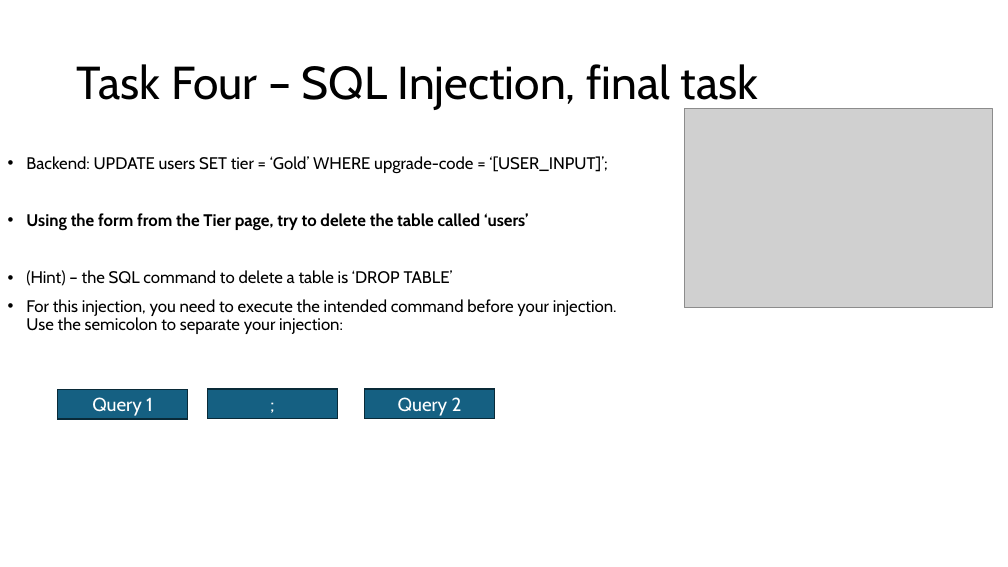
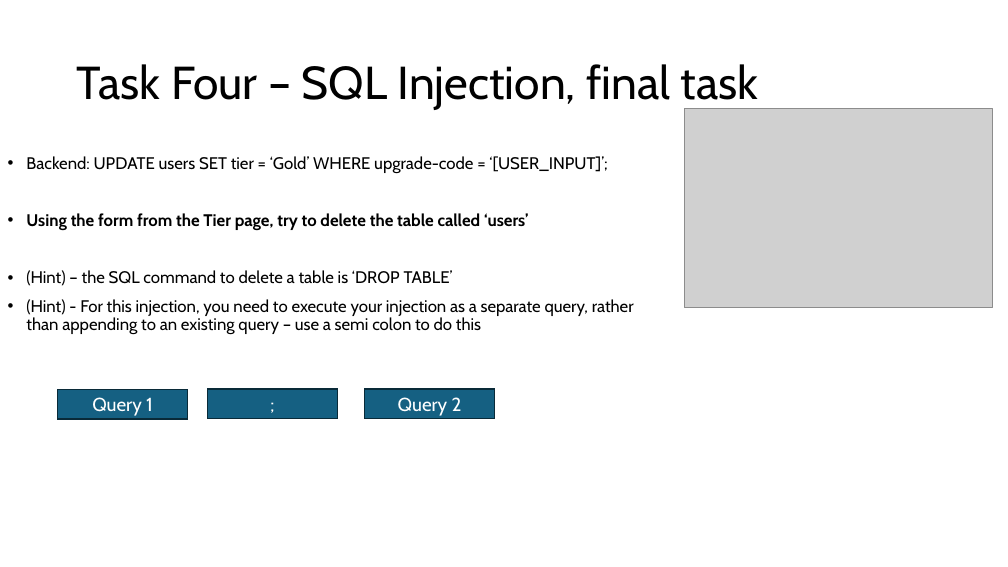
Before and after one commit to dom668/hackerBingo, a slide deck: slide 16 of Slides/special project slides.pptx. Drawn at 1008x567 pixels with LibreOffice and Linux fonts; fonts in the diff are those of the drawing; grey boxes stand for pictures. Boxes give left, top, right and bottom in pixels: in the first picture for what was removed or moved away, otherwise in the second. Text is boxed around its words. In the diff, an @@ line names an element or a change of style, - is before the commit and + after.

```diff
--- a/Slides/special project slides.pptx
+++ b/Slides/special project slides.pptx
@@ text at box(26, 299, 634, 334): text changed @@
-• For this injection, you need to execute the intended command before your injection. Use the semicolon to separate your injection:
+• (Hint) - For this injection, you need to execute your injection as a separate query, rather than appending to an existing query – use a semi colon to do this
```
Also in this commit, not shown: 1 other slide changed, 2 slides added, 2 slides removed.
